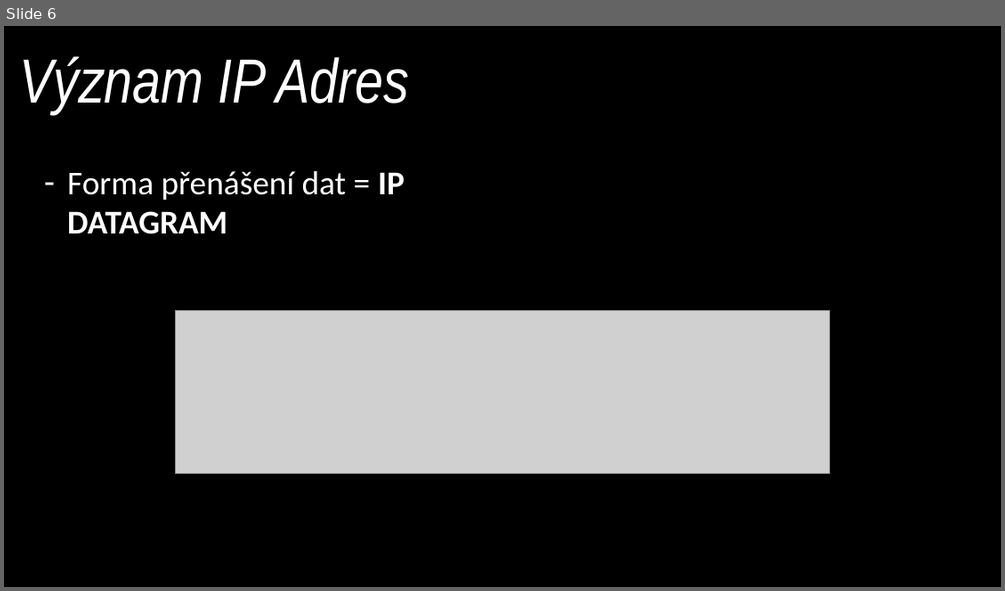
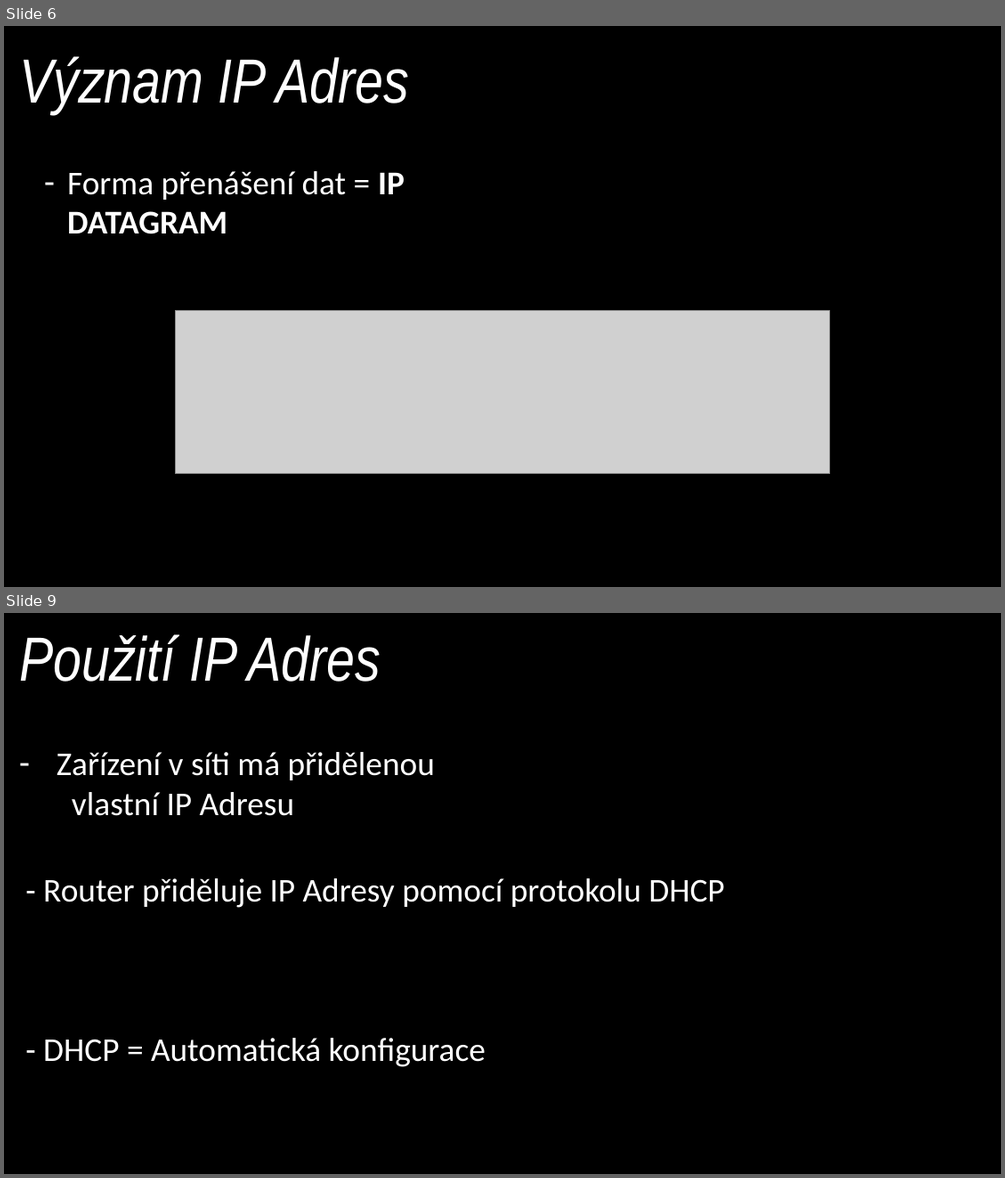
Before and after one commit to Ad4rr/I11Prezentace, a slide deck: Novák (1).pptx. Shown one above the other, each under a label of ours: slide 6 before the commit, slides 6 and 9 after it; the slides between them are not shown. The pictures are 1005x591 and 1005x1178 pixels, drawn with LibreOffice and Linux fonts; fonts in the diff are those of the drawing; grey boxes stand for pictures; background and template pictures are left out. Boxes give left, top, right and bottom in pixels: in the first picture for what was removed or moved away, otherwise in the second. Text is boxed around its words. In the diff, an @@ line names an element or a change of style, - is before the commit and + after.

Commit message:
2nd commit presentation

```diff
--- a/Novák (1).pptx
+++ b/Novák (1).pptx
@@ slide 9 added at bbox=[4, 613, 1001, 1174], background picture (left out) @@
@@ title added at bbox=[19, 634, 381, 682], 60 pt, text #FFFFFF, italic @@
+Použití IP Adres
@@ text added at bbox=[57, 752, 435, 816], 32 pt, text #FFFFFF @@
+– Zařízení v síti má přidělenou
+vlastní IP Adresu
@@ text added at bbox=[43, 878, 724, 908], 32 pt, text #FFFFFF @@
+- Router přiděluje IP Adresy pomocí protokolu DHCP
@@ text added at bbox=[43, 1038, 485, 1067], 32 pt, text #FFFFFF @@
+- DHCP = Automatická konfigurace
```
Also in this commit, not shown: 2 other slides added.
